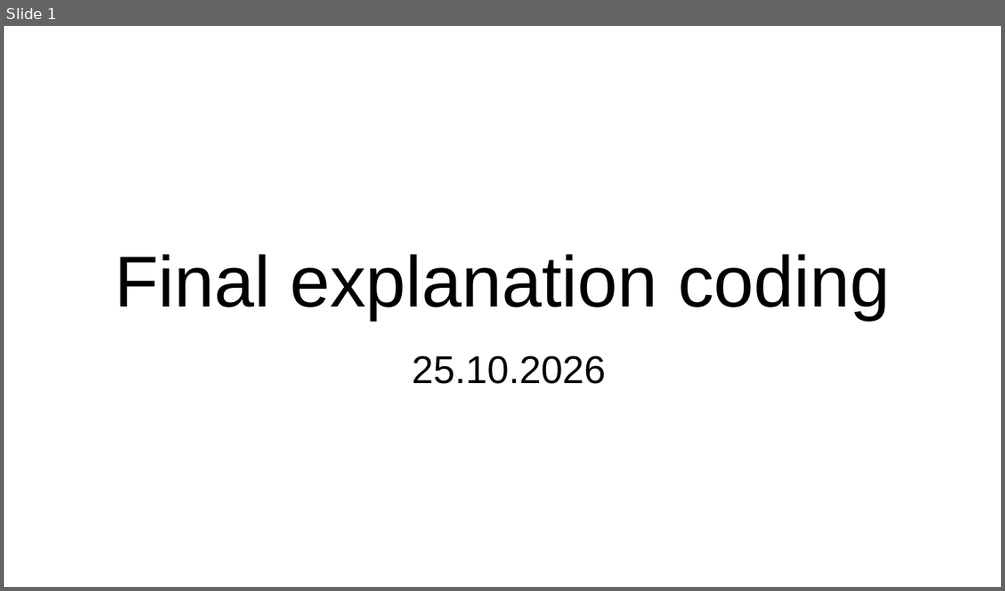
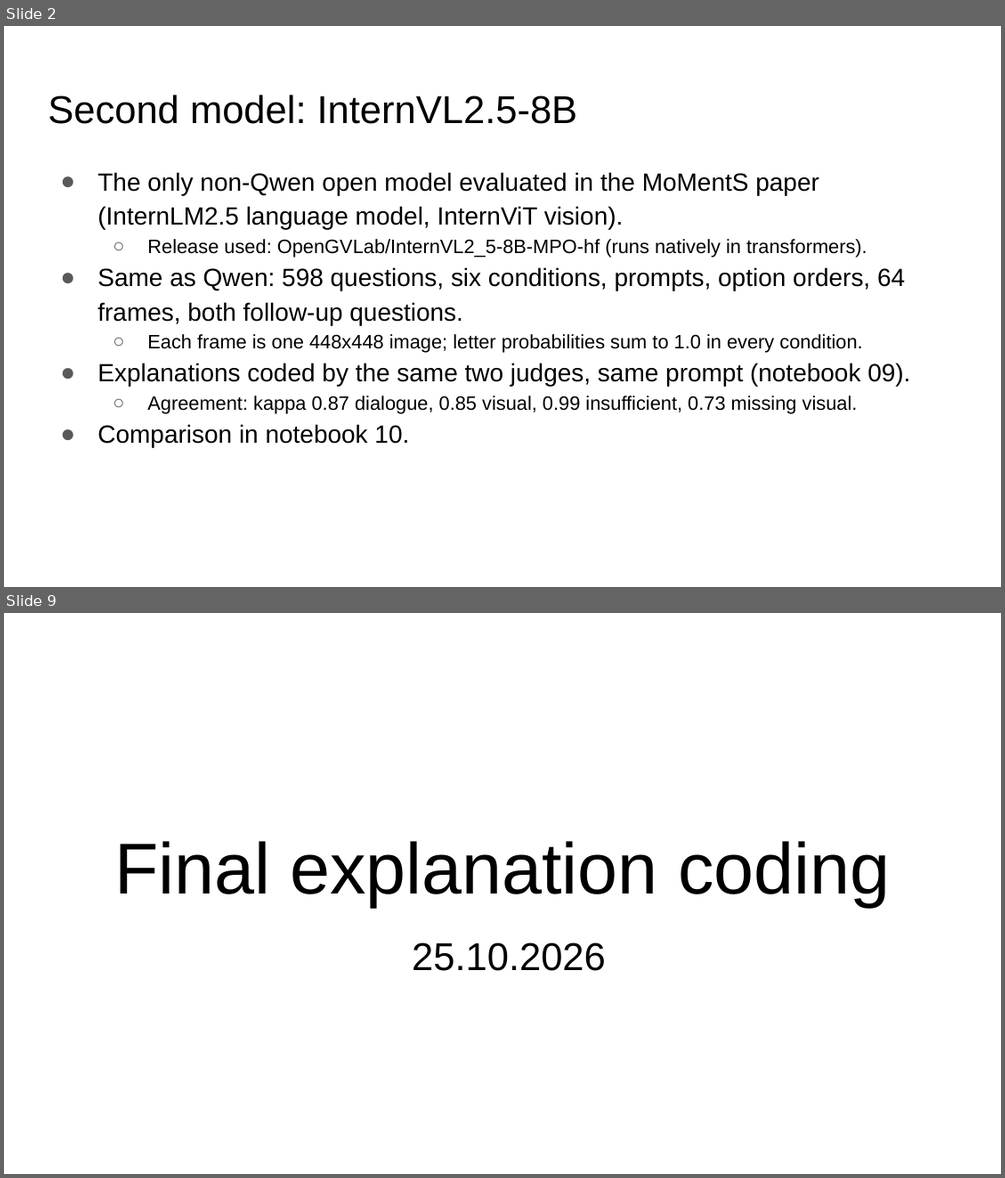
Before and after one commit to seriozh1/ai-alignment-demands-emotions, a slide deck: files/AI Alignemnt Emotions all slides.pptx. Shown one above the other, each under a label of ours: slide 1 before the commit, slides 2 and 9 after it; the slides between them are not shown. The pictures are 1005x591 and 1005x1178 pixels, drawn with LibreOffice and Linux fonts; fonts in the diff are those of the drawing. Boxes give left, top, right and bottom in pixels: in the first picture for what was removed or moved away, otherwise in the second. Text is boxed around its words. In the diff, an @@ line names an element or a change of style, - is before the commit and + after.

Commit message:
3-rd model qwen_v1 test

```diff
--- a/files/AI Alignemnt Emotions all slides.pptx
+++ b/files/AI Alignemnt Emotions all slides.pptx
@@ slide 2 added at box(4, 26, 1001, 587), background #FFFFFF @@
@@ title added at box(48, 95, 578, 124), 28 pt, text #000000 @@
+Second model: InternVL2.5-8B
@@ text added at box(97, 172, 910, 447), 18 pt, text #000000 @@
+● The only non-Qwen open model evaluated in the MoMentS paper (InternLM2.5 language model, InternViT vision).
+  ○ Release used: OpenGVLab/InternVL2_5-8B-MPO-hf (runs natively in transformers).
+● Same as Qwen: 598 questions, six conditions, prompts, option orders, 64 frames, both follow-up questions.
+  ○ Each frame is one 448x448 image; letter probabilities sum to 1.0 in every condition.
+● Explanations coded by the same two judges, same prompt (notebook 09).
+  ○ Agreement: kappa 0.87 dialogue, 0.85 visual, 0.99 insufficient, 0.73 missing visual.
+● Comparison in notebook 10.
@@ what was slide 1 is now slide 9 @@
```
Also in this commit, not shown: 7 other slides added, 29 other files.
